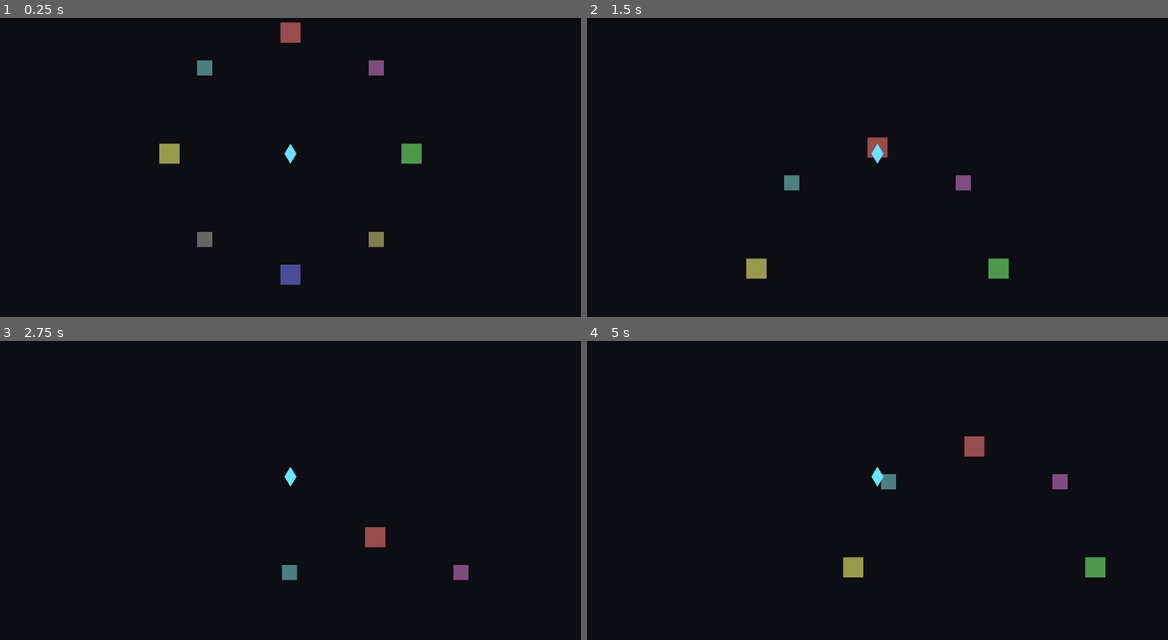
Above: before the commit, frames 1-4 (two rows, left to right).
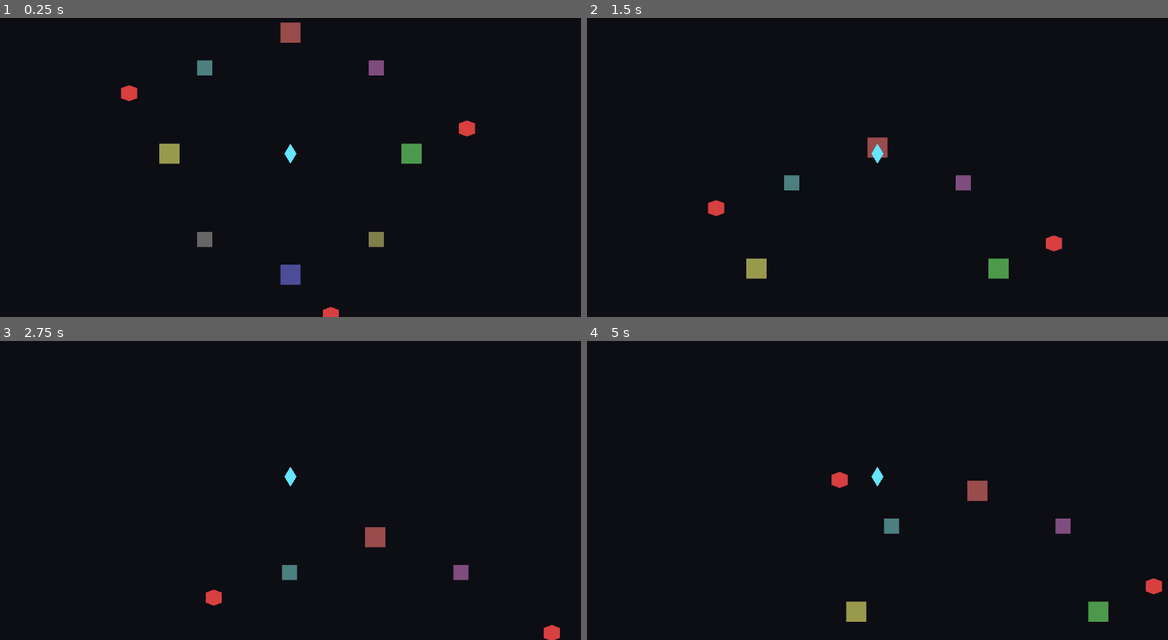
Above: after the commit, the same moments.

Repository: Rathe001/neurokore-requiem
Game: Godot game, scene res://scenes/world.tscn
Same seed, same stepped clock (60 frames per second), same inputs: the game is played once before the commit and once after it.
Inputs (mouse positions are in pixels of both pictures, inside the frame that each line leads up to):
- Up to frame 1 (0.25 s): no input
- Up to frame 2 (1.5 s): tap Enter at 0.5 s; move the mouse to (848, 218) at 0.52 s; hold Right mouse button (attack_aoe, bound only after the commit) 0.53-1.28 s; hold W (move_up) from 0.53 s (still down); click (848, 218) at 0.8 s; move the mouse to (1051, 203) at 1.27 s; click (1051, 203) at 1.35 s
- Up to frame 3 (2.75 s): right-click (464, 526) at 1.55 s; move the mouse to (116, 427) at 2.02 s; release W (move_up) at 2.03 s; hold A (move_left) from 2.03 s (still down); hold Right mouse button (attack_aoe, bound only after the commit) from 2.03 s (still down); click (116, 427) at 2.3 s
- Up to frame 4 (5 s): move the mouse to (906, 475) at 2.77 s; release Right mouse button (attack_aoe, bound only after the commit) at 2.78 s; click (906, 475) at 2.85 s; right-click (906, 475) at 3.05 s; move the mouse to (790, 394) at 3.52 s; release A (move_left) at 3.53 s; hold S (move_down) 3.53-4.28 s; hold Right mouse button (attack_aoe, bound only after the commit) 3.53-4.28 s; click (790, 394) at 3.8 s; move the mouse to (1005, 460) at 4.27 s; hold D (move_right) from 4.28 s (still down); click (1005, 460) at 4.35 s; right-click (1005, 460) at 4.55 s

The runs differ from the first frame. In frame 1, 0.3% of the frame differs, in the area x 20-82%, y 22-100%; in frame 2, 0.3%; in frame 3, 0.3%; in frame 4, 2.2%, in the area x 42-99%, y 31-94%.

Commit message:
Add combat scaffold, enemy AI, and coding conventions
- Player single-target and AoE attacks bound to left/right mouse, with cooldowns and range-based targeting via the "enemies" group
- Enemy chases the player within aggro range and deals contact damage on a cooldown; speed is @export for per-instance tuning
- Player has health, hit flash, death, and scene reload on respawn
- Coding conventions doc captures naming, type hints, annotations, member order, and what we're deliberately deferring

Co-Authored-By: Claude Opus 4.7 <noreply@anthropic.com>

Diff:
--- a/game/scenes/world.tscn
+++ b/game/scenes/world.tscn
@@ -1,8 +1,12 @@
-[gd_scene load_steps=3 format=3]
+[gd_scene load_steps=5 format=3]
 
 [ext_resource type="Script" path="res://scripts/player.gd" id="1_player_script"]
+[ext_resource type="Script" path="res://scripts/enemy.gd" id="2_enemy_script"]
 
 [sub_resource type="CircleShape2D" id="CircleShape2D_player"]
+radius = 16.0
+
+[sub_resource type="CircleShape2D" id="CircleShape2D_enemy"]
 radius = 16.0
 
 [node name="World" type="Node2D"]
@@ -49,6 +53,41 @@
 color = Color(0.4, 0.4, 0.4, 1)
 polygon = PackedVector2Array(-15, -15, 15, -15, 15, 15, -15, 15)
 
+[node name="Enemies" type="Node2D" parent="."]
+
+[node name="Enemy1" type="CharacterBody2D" parent="Enemies"]
+position = Vector2(350, -50)
+script = ExtResource("2_enemy_script")
+
+[node name="Visual" type="Polygon2D" parent="Enemies/Enemy1"]
+color = Color(0.85, 0.25, 0.25, 1)
+polygon = PackedVector2Array(-16, -10, 0, -16, 16, -10, 16, 10, 0, 16, -16, 10)
+
+[node name="CollisionShape2D" type="CollisionShape2D" parent="Enemies/Enemy1"]
+shape = SubResource("CircleShape2D_enemy")
+
+[node name="Enemy2" type="CharacterBody2D" parent="Enemies"]
+position = Vector2(-320, -120)
+script = ExtResource("2_enemy_script")
+
+[node name="Visual" type="Polygon2D" parent="Enemies/Enemy2"]
+color = Color(0.85, 0.25, 0.25, 1)
+polygon = PackedVector2Array(-16, -10, 0, -16, 16, -10, 16, 10, 0, 16, -16, 10)
+
+[node name="CollisionShape2D" type="CollisionShape2D" parent="Enemies/Enemy2"]
+shape = SubResource("CircleShape2D_enemy")
+
+[node name="Enemy3" type="CharacterBody2D" parent="Enemies"]
+position = Vector2(80, 320)
+script = ExtResource("2_enemy_script")
+
+[node name="Visual" type="Polygon2D" parent="Enemies/Enemy3"]
+color = Color(0.85, 0.25, 0.25, 1)
+polygon = PackedVector2Array(-16, -10, 0, -16, 16, -10, 16, 10, 0, 16, -16, 10)
+
+[node name="CollisionShape2D" type="CollisionShape2D" parent="Enemies/Enemy3"]
+shape = SubResource("CircleShape2D_enemy")
+
 [node name="Player" type="CharacterBody2D" parent="."]
 script = ExtResource("1_player_script")
 
--- /dev/null
+++ b/game/scripts/enemy.gd
@@ -0,0 +1,62 @@
+extends CharacterBody2D
+class_name Enemy
+
+const AGGRO_RANGE := 250.0
+const CONTACT_RANGE := 30.0
+const CONTACT_DAMAGE := 10
+const ATTACK_COOLDOWN := 1.0
+
+@export var speed: float = 140.0
+@export var max_health: int = 100
+
+var current_health: int
+var _attack_cd := 0.0
+
+@onready var visual: Polygon2D = $Visual
+
+func _ready() -> void:
+	current_health = max_health
+	add_to_group(&"enemies")
+
+func _physics_process(delta: float) -> void:
+	_attack_cd = maxf(0.0, _attack_cd - delta)
+
+	var player := _find_player()
+	if player == null:
+		velocity = Vector2.ZERO
+		move_and_slide()
+		return
+
+	var to_player := player.global_position - global_position
+	var dist := to_player.length()
+
+	if dist <= CONTACT_RANGE:
+		velocity = Vector2.ZERO
+		if _attack_cd <= 0.0 and player.has_method(&"take_damage"):
+			_attack_cd = ATTACK_COOLDOWN
+			player.take_damage(CONTACT_DAMAGE)
+	elif dist <= AGGRO_RANGE:
+		velocity = to_player.normalized() * speed
+	else:
+		velocity = Vector2.ZERO
+
+	move_and_slide()
+
+func take_damage(amount: int) -> void:
+	current_health -= amount
+	_flash()
+	if current_health <= 0:
+		queue_free()
+
+func _find_player() -> Node2D:
+	var players := get_tree().get_nodes_in_group(&"player")
+	return players[0] if players.size() > 0 else null
+
+func _flash() -> void:
+	if visual == null:
+		return
+	var original_color := visual.color
+	visual.color = Color.WHITE
+	await get_tree().create_timer(0.08).timeout
+	if is_instance_valid(visual):
+		visual.color = original_color
--- a/game/scripts/input_setup.gd
+++ b/game/scripts/input_setup.gd
@@ -6,15 +6,25 @@
 # alongside the keyboard bindings here.
 
 func _ready() -> void:
-	_register("move_up", KEY_W)
-	_register("move_down", KEY_S)
-	_register("move_left", KEY_A)
-	_register("move_right", KEY_D)
+	_register_key(&"move_up", KEY_W)
+	_register_key(&"move_down", KEY_S)
+	_register_key(&"move_left", KEY_A)
+	_register_key(&"move_right", KEY_D)
+	_register_mouse(&"attack_single", MOUSE_BUTTON_LEFT)
+	_register_mouse(&"attack_aoe", MOUSE_BUTTON_RIGHT)
 
-func _register(action: StringName, key: Key) -> void:
+func _register_key(action: StringName, key: Key) -> void:
 	if InputMap.has_action(action):
 		return
 	InputMap.add_action(action)
 	var event := InputEventKey.new()
 	event.physical_keycode = key
 	InputMap.action_add_event(action, event)
+
+func _register_mouse(action: StringName, button: MouseButton) -> void:
+	if InputMap.has_action(action):
+		return
+	InputMap.add_action(action)
+	var event := InputEventMouseButton.new()
+	event.button_index = button
+	InputMap.action_add_event(action, event)
--- a/game/scripts/player.gd
+++ b/game/scripts/player.gd
@@ -1,8 +1,95 @@
 extends CharacterBody2D
+class_name Player
 
 const SPEED := 240.0
+const MAX_HEALTH := 100
 
-func _physics_process(_delta: float) -> void:
-	var input_vector := Input.get_vector("move_left", "move_right", "move_up", "move_down")
+const SINGLE_ATTACK_RANGE := 80.0
+const SINGLE_ATTACK_DAMAGE := 25
+const SINGLE_ATTACK_COOLDOWN := 0.3
+
+const AOE_ATTACK_RANGE := 120.0
+const AOE_ATTACK_DAMAGE := 15
+const AOE_ATTACK_COOLDOWN := 0.5
+
+const RESPAWN_DELAY := 2.0
+
+var current_health: int
+var _single_cd := 0.0
+var _aoe_cd := 0.0
+var _alive := true
+
+@onready var visual: Polygon2D = $Visual
+
+func _ready() -> void:
+	current_health = MAX_HEALTH
+	add_to_group(&"player")
+
+func _physics_process(delta: float) -> void:
+	if not _alive:
+		return
+
+	_single_cd = maxf(0.0, _single_cd - delta)
+	_aoe_cd = maxf(0.0, _aoe_cd - delta)
+
+	var input_vector := Input.get_vector(&"move_left", &"move_right", &"move_up", &"move_down")
 	velocity = input_vector * SPEED
 	move_and_slide()
+
+	if Input.is_action_pressed(&"attack_single"):
+		_attack_single()
+	elif Input.is_action_pressed(&"attack_aoe"):
+		_attack_aoe()
+
+func take_damage(amount: int) -> void:
+	if not _alive:
+		return
+	current_health -= amount
+	_flash()
+	print("Player HP: ", current_health, "/", MAX_HEALTH)
+	if current_health <= 0:
+		_die()
+
+func _attack_single() -> void:
+	if _single_cd > 0.0:
+		return
+	_single_cd = SINGLE_ATTACK_COOLDOWN
+	var target := _find_nearest_enemy(SINGLE_ATTACK_RANGE)
+	if target:
+		target.take_damage(SINGLE_ATTACK_DAMAGE)
+
+func _attack_aoe() -> void:
+	if _aoe_cd > 0.0:
+		return
+	_aoe_cd = AOE_ATTACK_COOLDOWN
+	for enemy in get_tree().get_nodes_in_group(&"enemies"):
+		if global_position.distance_to(enemy.global_position) <= AOE_ATTACK_RANGE:
+			enemy.take_damage(AOE_ATTACK_DAMAGE)
+
+func _find_nearest_enemy(max_distance: float) -> Node2D:
+	var nearest: Node2D = null
+	var nearest_dist := max_distance
+	for enemy in get_tree().get_nodes_in_group(&"enemies"):
+		var dist := global_position.distance_to(enemy.global_position)
+		if dist < nearest_dist:
+			nearest = enemy
+			nearest_dist = dist
+	return nearest
+
+func _die() -> void:
+	_alive = false
+	velocity = Vector2.ZERO
+	if visual:
+		visual.color = Color(0.3, 0.3, 0.3, 0.5)
+	print("You died. Restarting in ", RESPAWN_DELAY, "s...")
+	await get_tree().create_timer(RESPAWN_DELAY).timeout
+	get_tree().reload_current_scene()
+
+func _flash() -> void:
+	if visual == null:
+		return
+	var original_color := visual.color
+	visual.color = Color.WHITE
+	await get_tree().create_timer(0.08).timeout
+	if is_instance_valid(visual):
+		visual.color = original_color
Not shown, added: game/scripts/enemy.gd.uid
Not shown, changed: CLAUDE.md
Not shown, added: docs/design/coding-conventions.md
